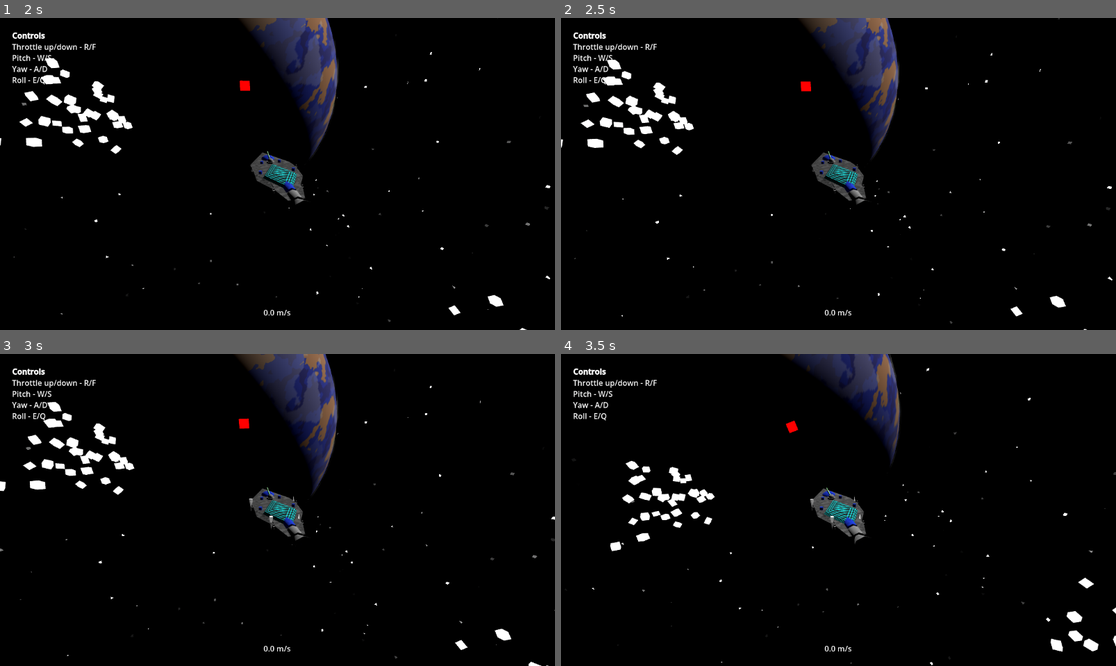
Above: before the commit, frames 1-4 (two rows, left to right).
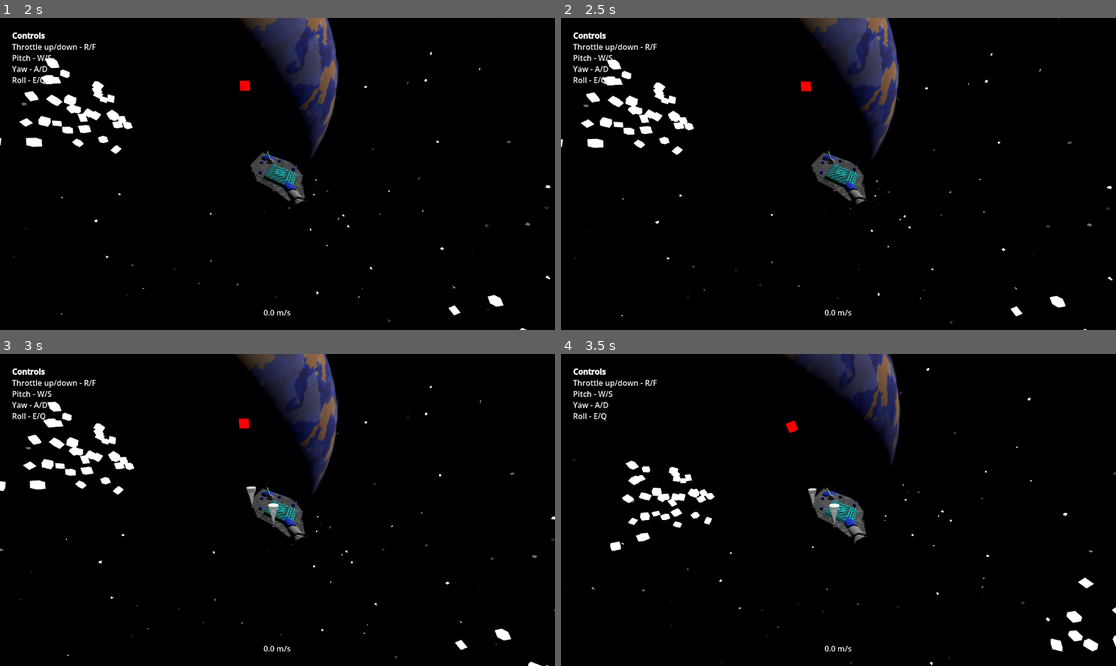
Above: after the commit, the same moments.

Repository: Ortley/black-hole-stars
Game: Godot game, scene res://scene/init.tscn
Two runs of this game, one before a commit and one after it. Both use one fixed random seed, a clock stepped at 60 frames per second and the inputs below. The engine's default icon, where the game draws it, is replaced by a stand-in: a white triangle on a blue panel in a dark square.
Inputs (mouse positions are in pixels of both pictures, inside the frame that each line leads up to):
- Up to frame 1 (2 s): click "Play" at 0.5 s; tap Enter at 1.25 s; move the mouse to (399, 158) at 1.27 s; hold E (roll_right) from 1.28 s (still down); hold Space (sas) from 1.28 s (still down); click (399, 158) at 1.42 s
- Up to frame 2 (2.5 s): move the mouse to (727, 189) at 2.02 s; release E (roll_right) at 2.03 s; release Space (sas) at 2.03 s; hold Down from 2.03 s (still down); tap S (test_cam_backward) at 2.1 s
- Up to frame 3 (3 s): move the mouse to (333, 441) at 2.77 s; release Down at 2.78 s; hold E (roll_right) from 2.78 s (still down); tap W (test_cam_forward) at 2.85 s
- Up to frame 4 (3.5 s): keep holding E (roll_right)

Frame 1 is identical in both runs. In frame 2, 0.1% of the frame differs, in the area x 0-100%, y 3-100%; in frame 3, 0.4%, in the area x 0-100%, y 0-100%; in frame 4, 0.4%.

Commit message:
compose orth-4 into sub-scenes

Diff:
--- a/res/parts/rcs/mono.tscn
+++ b/res/parts/rcs/mono.tscn
@@ -28,19 +28,28 @@
 metadata/_custom_type_script = "uid://ci2c07u5enlda"
 
 [node name="Nozzle" type="CSGCylinder3D" parent="." unique_id=1936519092]
-transform = Transform3D(-4.371139e-08, -1, 0, 1, -4.371139e-08, 0, 0, 0, 1, 0, 0, 0)
+transform = Transform3D(1.9106855e-15, 4.371139e-08, -1, 1, -4.371139e-08, 0, -4.371139e-08, -1, -4.371139e-08, 0, 0, 0)
 layers = 2
 radius = 0.05
 height = 0.2
 cone = true
 
 [node name="Exhaust" type="Node3D" parent="." unique_id=373873261]
-transform = Transform3D(-4.371139e-08, 0, 1, 0, 1, 0, -1, 0, -4.371139e-08, 0.4, 0, 0)
+transform = Transform3D(1, 0, 0, 0, 1, 0, 0, 0, 1, -7.450581e-09, 0, 0.1)
 
 [node name="Gas" type="CSGCylinder3D" parent="Exhaust" unique_id=1456717712]
-transform = Transform3D(1, 0, 0, 0, -4.371139e-08, 1, 0, -1, -4.371139e-08, 0, 0, 0)
+transform = Transform3D(1, 0, 0, 0, -4.371139e-08, 1, 0, -1, -4.371139e-08, 0, 0, 0.3)
 layers = 2
 radius = 0.1
 height = 0.8
 cone = true
 material = SubResource("StandardMaterial3D_rn8gi")
+
+[node name="Gas2" type="CSGCylinder3D" parent="Exhaust" unique_id=1947604226]
+transform = Transform3D(1, 0, 0, 0, -4.371139e-08, 1, 0, -1, -4.371139e-08, 0, 9.365504e-09, 0.5142578)
+layers = 2
+transparency = 0.39
+radius = 0.2529297
+height = 0.9542969
+cone = true
+material = SubResource("StandardMaterial3D_rn8gi")
--- a/res/parts/rcs/orth_4_horn.tscn
+++ b/res/parts/rcs/orth_4_horn.tscn
@@ -10,17 +10,17 @@
 size = Vector3(0.2, 0.1, 0.2)
 
 [node name="MonoThruster" parent="." unique_id=889195611 instance=ExtResource("1_3vnl8")]
-transform = Transform3D(7.54979e-08, 0, 1, 0, 1, 0, -1, 0, 7.54979e-08, 0, 0.05, -0.1)
+transform = Transform3D(7.54979e-08, 0, 1, 0, 1, 0, -1, 0, 7.54979e-08, 0.1, 0.05, 0)
 magnitude = 150.0
 
-[node name="MonoThruster2" parent="." unique_id=2097103110 instance=ExtResource("1_3vnl8")]
-transform = Transform3D(1, 0, -1.1920929e-07, 0, 1, 0, 1.1920929e-07, 0, 1, 0.1, 0.05, 0)
+[node name="MonoThruster2" parent="." unique_id=927994817 instance=ExtResource("1_3vnl8")]
+transform = Transform3D(1, 0, -1.1920929e-07, 0, 1, 0, 1.1920929e-07, 0, 1, 0, 0.05, 0.1)
 magnitude = 150.0
 
-[node name="MonoThruster3" parent="." unique_id=99730561 instance=ExtResource("1_3vnl8")]
-transform = Transform3D(-1.6292068e-07, 0, -1, 0, 1, 0, 1, 0, -1.6292068e-07, 0, 0.05, 0.1)
+[node name="MonoThruster3" parent="." unique_id=211877725 instance=ExtResource("1_3vnl8")]
+transform = Transform3D(-1.6292068e-07, 0, -1, 0, 1, 0, 1, 0, -1.6292068e-07, -0.1, 0.05, 0)
 magnitude = 150.0
 
-[node name="MonoThruster4" parent="." unique_id=1503270739 instance=ExtResource("1_3vnl8")]
-transform = Transform3D(-1, 0, 2.0663208e-07, 0, 1, 0, -2.0663208e-07, 0, -1, -0.1, 0.05, 0)
+[node name="MonoThruster4" parent="." unique_id=1027665732 instance=ExtResource("1_3vnl8")]
+transform = Transform3D(-1, 0, 2.0663208e-07, 0, 1, 0, -2.0663208e-07, 0, -1, 0, 0.05, -0.1)
 magnitude = 150.0
--- a/scene/game.tscn
+++ b/scene/game.tscn
@@ -718,8 +718,7 @@
 transform = Transform3D(-4.371139e-08, 1, 0, -1, -4.371139e-08, 0, 0, 0, 1, 1.3499999, 0, -0.6500001)
 
 [node name="Orth4Horn4" parent="World/Normal/Smartmobile" unique_id=1743730551 instance=ExtResource("3_p1ry8")]
-transform = Transform3D(4.371139e-08, 1, -8.742278e-08, 1, -4.371139e-08, 0, -3.821371e-15, -8.742278e-08, -1, 0.6999998, -0.05000019, 2.0500002)
-rotation_edit_mode = 2
+transform = Transform3D(-4.371139e-08, 1, 0, -1, -4.371139e-08, 0, 0, 0, 1, 0.6999998, -0.05000019, 2.0500002)
 
 [node name="Raptor" parent="World/Normal/Smartmobile" unique_id=1456199437 instance=ExtResource("3_xlg7c")]
 transform = Transform3D(1, 0, 0, 0, 1, 0, 0, 0, 1, 0, 0, 2.6999998)
--- a/script/class/rcs.gd
+++ b/script/class/rcs.gd
@@ -7,6 +7,7 @@
 @export var throttle := 0.0
 
 @onready var exhaust: Node3D = $"Exhaust"
+@onready var gas_2: CSGCylinder3D = $Exhaust/Gas2
 @onready var noise: FastNoiseLite = FastNoiseLite.new()
 
 var seed := randi()
@@ -16,9 +17,11 @@
 
 func _process(_delta: float) -> void:
 	exhaust.visible = active
-	exhaust.scale.x = 1 + noise.get_noise_1d(Time.get_ticks_msec() / 25.0) / 50 + 0.025 * sin(seed + Time.get_ticks_msec() / 100.0)
+	exhaust.scale.x = 1 + noise.get_noise_1d(Time.get_ticks_msec() / 25.0) / 50
 	exhaust.scale.y = 1 + noise.get_noise_1d((500 + Time.get_ticks_msec()) / 25.0) / 5
-	exhaust.scale.z = 1 + noise.get_noise_1d((750 + Time.get_ticks_msec()) / 25.0) / 5
+	exhaust.scale.z = 1 + noise.get_noise_1d((750 + Time.get_ticks_msec()) / 25.0) / 5 + 0.025 * sin(seed + Time.get_ticks_msec() / 100.0)
+
+	gas_2.scale = Vector3.ONE * (1 + noise.get_noise_1d((879 + Time.get_ticks_msec()) / 25.0) / 5)
 
 	exhaust.rotation.x = (noise.get_noise_1d((1350 + Time.get_ticks_msec()) / 25.0) - 0) / 50
 	exhaust.rotation.y = (noise.get_noise_1d((1600 + Time.get_ticks_msec()) / 25.0) - 0) / 50
--- a/script/manager/controls.gd
+++ b/script/manager/controls.gd
@@ -77,4 +77,5 @@
 
 		rcs_matrix.append(row)
 
+	print(rcs_matrix)
 	n = rcs_matrix.size()
